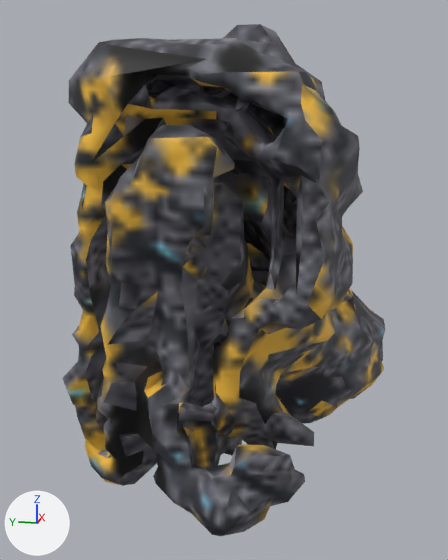
What one commit did to the glTF model www/proto3d/models/beth/equipment/fitted/finn/finn_chain_epic_shoulder_L.glb.
Rendered twice from a camera (50 mm lens) standing at (-0.558, -0.332, 1.471) and looking at (0.438, -0.133, 1.222). Every picture has the same lights, and +X, +Y and +Z are marked at lower left. The picture after the commit comes second. Vertices at exactly the same position are counted once.

Script lines for the objects in view, before the commit:
```python
me_finn_chain_epic_shoulder_l_hi_001 = bpy.data.meshes.new('finn_chain_epic_shoulder_L_hi.001')
me_finn_chain_epic_shoulder_l_hi_001.from_pydata(...)  # 2472 vertices, 4991 faces; spans x 0.147..0.761, y -0.413..0.074, z 0.902..1.607
me_finn_chain_epic_shoulder_l_hi_001.materials.append(mat_finn_chain_epic_shoulder_l_mat)  # picture img_tex_finn_chain_epic_shoulder_l
ob_finn_chain_epic_shoulder_l = bpy.data.objects.new('finn_chain_epic_shoulder_L', me_finn_chain_epic_shoulder_l_hi_001)
ob_finn_chain_epic_shoulder_l.location = (0.0, 0.0, 0.0)
```
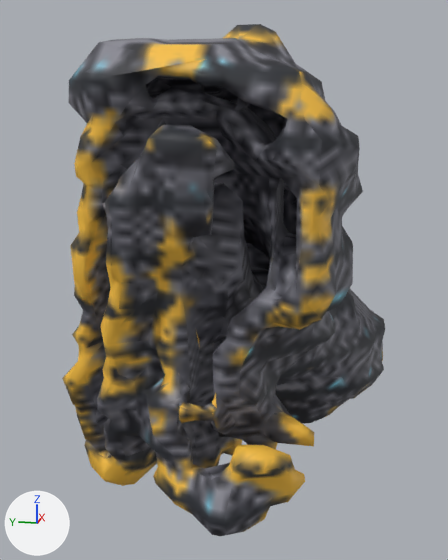
Location of each change, [x1, y1, x2, y2] in pixels of the pictures (448 x 560 px; the box of a moved part takes in the faces that stretch with it):
part 1 of me_finn_chain_epic_shoulder_l_hi_001, moved or reshaped: before [91, 215, 312, 512]; after [91, 215, 312, 513]
part 2 of me_finn_chain_epic_shoulder_l_hi_001, moved or reshaped: [86, 38, 208, 77] in both
part 3 of me_finn_chain_epic_shoulder_l_hi_001, surface changed: [62, 24, 385, 536] in both

What the commit changed:
me_finn_chain_epic_shoulder_l_hi_001 is used by ob_finn_chain_epic_shoulder_l; location (0.0, 0.0, 0.0).
me_finn_chain_epic_shoulder_l_hi_001 had 2472 vertices, 4991 faces and spanned x 0.147..0.761, y -0.413..0.074, z 0.902..1.607.
me_finn_chain_epic_shoulder_l_hi_001 now has 2464 vertices, 5020 faces and spans x 0.147..0.761, y -0.413..0.074, z 0.902..1.607.
Part 1, on me_finn_chain_epic_shoulder_l_hi_001:
15 vertices are removed from x 0.2..0.483, y -0.301..0.043, z 0.932..1.502.
110 faces are deleted.
30 vertices are added at x 0.2..0.484, y -0.301..0.044, z 0.921..1.503.
140 new faces join them.
Part 2, on me_finn_chain_epic_shoulder_l_hi_001:
1 vertex is removed from x 0.19, y -0.07, z 1.562.
7 faces are deleted.
2 vertices are added at (0.187, -0.072, 1.561), (0.197, -0.05, 1.563).
9 new faces join them.
me_finn_chain_epic_shoulder_l_hi_001 part 3: 4832 kept faces spanning x 0.147..0.761, y -0.413..0.074, z 0.902..1.607 get new texture (UV) coordinates.
Other edits to the shape of me_finn_chain_epic_shoulder_l_hi_001 do not show in these pictures.
